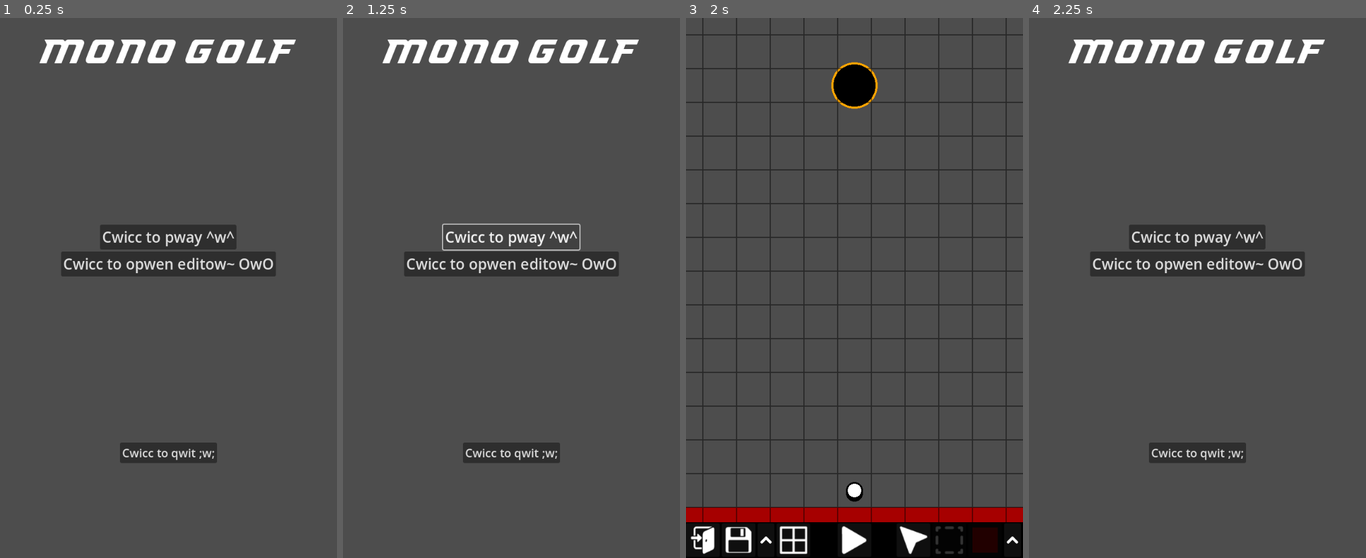
Above: before the commit, frames 1-4 (left to right).
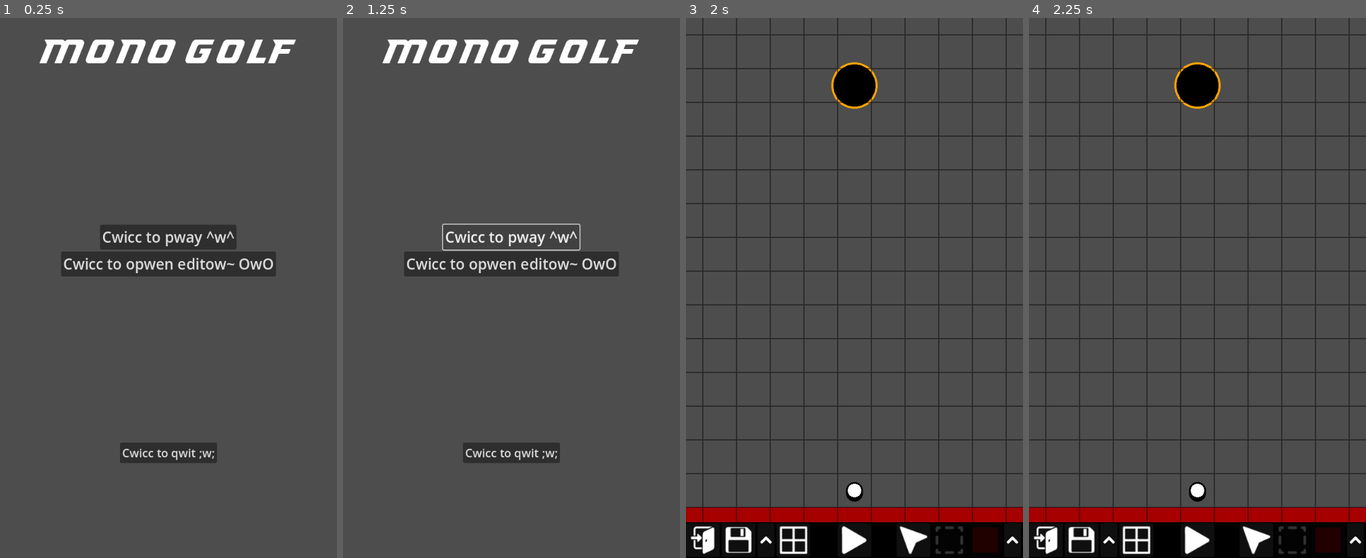
Above: after the commit, the same moments.

Repository: SelfMadeSystem/UniGolf
Game: Godot game, scene res://scenes/MainMenu.tscn
Two runs of this game, one before a commit and one after it. Both use one fixed random seed, a clock stepped at 60 frames per second and the inputs below.
Inputs (mouse positions are in pixels of both pictures, inside the frame that each line leads up to):
- Up to frame 1 (0.25 s): no input
- Up to frame 2 (1.25 s): click "Cwicc to pway ^w^" at 0.5 s
- Up to frame 3 (2 s): click "Cwicc to opwen editow~ OwO" at 1.25 s
- Up to frame 4 (2.25 s): click (1045, 541) at 2 s

Frames 1-3 are identical in both runs. In frame 4, 24% of the frame differs, in the area x 0-100%, y 0-100%.
Error in both runs: Invalid type in function 'change_scene' in base 'Node (game_info.gd)'. Cannot convert argument 1 from Nil to Dictionary. (res://scripts/MainMenu.gd:6)

Commit message:
Fixed bugs and added PrevLine to ball :)

Diff:
--- a/prefabs/ball.tscn
+++ b/prefabs/ball.tscn
@@ -27,9 +27,15 @@
 [node name="CollisionShape2D" type="CollisionShape2D" parent="."]
 shape = SubResource("CircleShape2D_qdpj5")
 
-[node name="Line2D" type="Line2D" parent="."]
+[node name="ShootLine" type="Line2D" parent="."]
 unique_name_in_owner = true
 width_curve = SubResource("Curve_u0lu2")
+
+[node name="PrevLine" type="Line2D" parent="."]
+unique_name_in_owner = true
+width = 2.0
+width_curve = SubResource("Curve_u0lu2")
+default_color = Color(1, 1, 1, 0.45098)
 
 [node name="WaterDetector" type="Area2D" parent="."]
 collision_layer = 2
--- a/prefabs/node_editor.tscn
+++ b/prefabs/node_editor.tscn
@@ -268,6 +268,14 @@
 icon_alignment = 1
 expand_icon = true
 
+[node name="SavePopup" type="Control" parent="UI"]
+layout_mode = 3
+anchors_preset = 15
+anchor_right = 1.0
+anchor_bottom = 1.0
+grow_horizontal = 2
+grow_vertical = 2
+
 [connection signal="input_event" from="Resize" to="." method="_on_resize_input_event"]
 [connection signal="input_event" from="Rotate" to="." method="_on_rotate_input_event"]
 [connection signal="input_event" from="Trash" to="." method="_on_trash_input_event"]
--- a/scripts/ball.gd
+++ b/scripts/ball.gd
@@ -56,7 +56,7 @@
 func _ready():
 	if Engine.is_editor_hint():
 		return
-	if GameInfo.editing:
+	if GameInfo.editing || GameInfo.changing_scene:
 		freeze = true
 		$WaterDetector.collision_layer = 0
 		$WaterDetector.collision_mask = 0
@@ -74,6 +74,14 @@
 	GameInfo.ball = self
 	GameInfo.add_child.call_deferred(self)
 
+	%PrevLine.add_point(GameInfo.ball_prev_shoot)
+	%PrevLine.add_point(Vector2.ZERO)
+
+func unfreeze():
+	freeze = false
+	$WaterDetector.collision_layer = 2
+	$WaterDetector.collision_mask = 2
+
 func _physics_process(_delta):
 	if limited:
 		var diff = global_position - limit_origin
@@ -86,12 +94,12 @@
 		global_position = starting_position
 
 func _process(_delta):
-	%Line2D.clear_points()
+	%ShootLine.clear_points()
 	if !Input.is_mouse_button_pressed(1):
 			mouse_down = false
 	if mouse_down && !limited:
-		%Line2D.add_point(get_mouse_strength())
-		%Line2D.add_point(Vector2.ZERO)
+		%ShootLine.add_point(get_mouse_strength())
+		%ShootLine.add_point(Vector2.ZERO)
 
 func _unhandled_input(event):
 	if !GameInfo.editing && !GameInfo.changing_scene:
@@ -104,6 +112,8 @@
 					if mouse_down && mouse_timer.time_left <= 0:
 						freeze = false
 						var mouse_strength = get_mouse_strength()
+						%PrevLine.clear_points()
+						GameInfo.ball_prev_shoot = mouse_strength
 						if mouse_strength.length_squared() >= 15 * 15:
 							linear_velocity += get_mouse_strength() * ball_speed
 				mouse_down = event.pressed
--- a/scripts/game_info.gd
+++ b/scripts/game_info.gd
@@ -8,12 +8,15 @@
 @export var goal: Goal
 @export var changing_scene: bool
 
+var ball_prev_shoot: Vector2 = Vector2()
+
 var current_level: Dictionary = {}
 var editing = false
 
 var node_editor: NodeEditor = null
 
 func change_scene(to: Dictionary):
+	ball_prev_shoot = Vector2()
 	changing_scene = true
 	var tween = get_tree().create_tween()
 	var current = get_tree().current_scene
@@ -21,6 +24,7 @@
 	tween.tween_callback(__into_scene.bind(to))
 
 func __into_scene(to: Dictionary):
+	ball_prev_shoot = Vector2()
 	get_tree().change_scene_to_packed(preload("res://scenes/Blank.tscn"))
 	current_level = to
 
@@ -32,7 +36,11 @@
 		current.global_position = Vector2(get_viewport().get_visible_rect().size.x * 1.5, 0)
 		var tween = get_tree().create_tween()
 		tween.tween_property(current, "global_position", Vector2(0, 0), 0.5)
-		tween.tween_callback(func(): changing_scene = false)
+		tween.tween_callback(func():
+			changing_scene = false
+			if !editing:
+				ball.unfreeze()
+		)
 
 		if current_editor != null:
 			current.add_child(current_editor)
@@ -61,3 +69,4 @@
 	current_level = {}
 	editing = false
 	node_editor = null
+	ball_prev_shoot = Vector2()
--- a/scripts/node_editor.gd
+++ b/scripts/node_editor.gd
@@ -232,6 +232,7 @@
 		node.visible = !node.visible
 
 func _on_play_button_pressed():
+	GameInfo.ball_prev_shoot = Vector2()
 	if GameInfo.editing:
 		GameInfo.editing = false
 		toggle_editor_hide()
@@ -292,6 +293,10 @@
 		"prefab": preload("res://prefabs/water_angled.tscn"),
 		"name": "Water"
 	})
+	select.add_object({
+		"prefab": preload("res://prefabs/slope.tscn"),
+		"name": "Slope"
+	})
 	select.selected.connect(func(a):
 		%PlaceButton.get_child(0).queue_free()
 		var b = a.instantiate()
